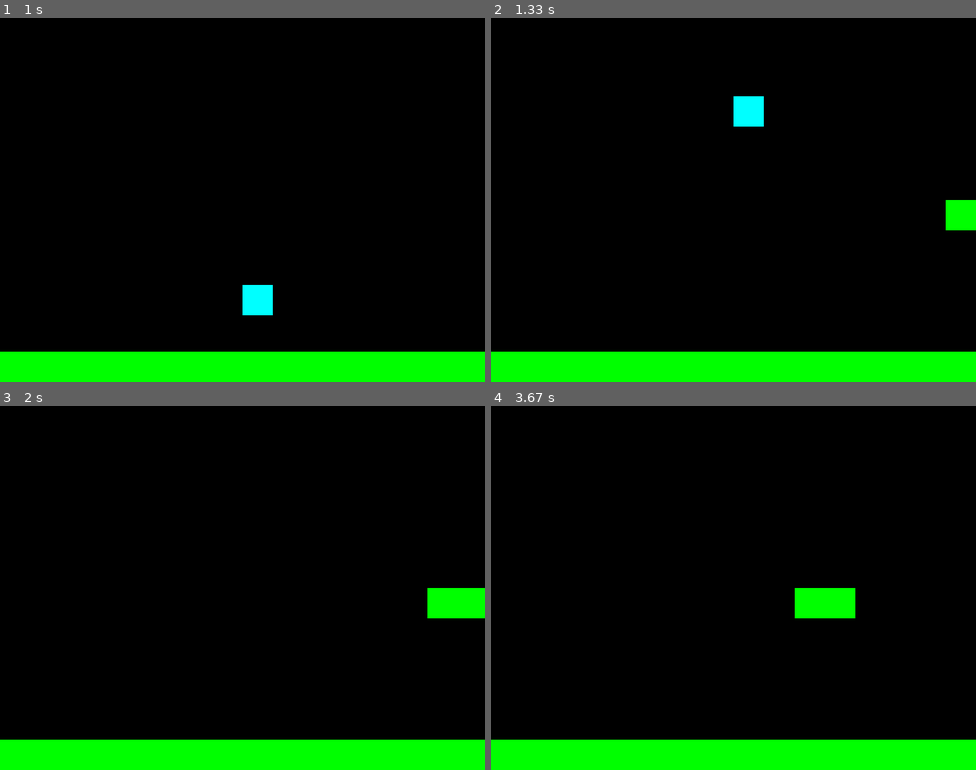
Above: before the commit, frames 1-4 (two rows, left to right).
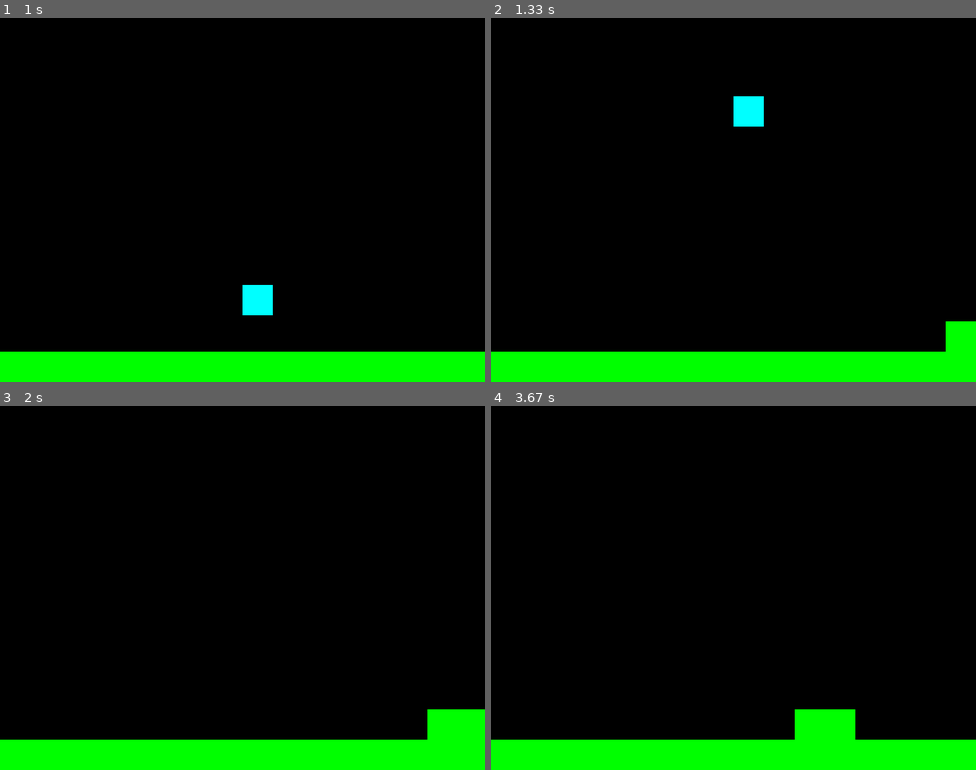
Above: after the commit, the same moments.

Repository: Rundumu/pygame-sonic-clone
Game: pygame game, started from main.py
Same seed, same stepped clock (60 frames per second), same inputs: the game is played once before the commit and once after it.
Inputs:
- Up to frame 1 (1 s): hold Right 0.33-0.8 s; hold Up from 0.83 s (still down)
- Up to frame 2 (1.33 s): release Up at 1.13 s; hold Right from 1.17 s (still down)
- Up to frame 3 (2 s): release Right at 1.63 s; hold Left from 1.67 s (still down)
- Up to frame 4 (3.67 s): release Left at 2.2 s; hold Left 2.23-2.63 s; hold Up 2.67-3.03 s; hold Right from 3.07 s (still down)

Frame 1 is identical in both runs. In frame 2, 1.0% of the frame differs, in the area x 93-100%, y 50-92%; in frame 3, 2.0%; in frame 4, 2.1%, in the area x 62-76%, y 50-92%.

Commit message:
improved tile collisions only right side has issues

Diff:
--- a/main.py
+++ b/main.py
@@ -26,7 +26,7 @@
 
 # platform sprites
 
-platforms = [Platform(WIDTH + 200, HEIGHT - 300, SMALL)]
+platforms = [Platform(WIDTH + 200, HEIGHT - 100, SMALL)]
 
 plats = pygame.sprite.Group()
 
@@ -46,60 +46,6 @@
 sprites.add(plats)
 sprites.add(ground)
 
-def plat_collision_y():
-    hits = pygame.sprite.spritecollide(s, plats, False)
-
-    if s.vel.y > 0:
-        if hits:
-            # s.vel.x = int(s.vel.x)
-
-            # s.vel.y = int(s.vel.y)
-
-            # print(s.vel)
-            for hit in hits:
-                if s.pos.y > hit.rect.top:
-                    s.pos.y = hit.rect.top
-                    s.rect.bottom = s.pos.y
-                    s.vel.y = 0
-
-def plat_collision_x():
-    cols = pygame.sprite.spritecollide(s, plats, False)
-
-    if s.vel.x > 0:
-        if cols:
-            # s.vel.x = int(s.vel.x)
-
-            # s.vel.y = int(s.vel.y)
-
-            # print(s.vel)
-            for hit in hits:
-                if s.pos.x > hit.rect.left:
-                    s.pos.x = hit.rect.left
-                    s.rect.right = s.pos.x
-                    s.vel.y = 0
-
-
-
-
-
-
-
-        # elif hits[0].rect.right > s.rect.left:
-        #     s.vel.x = 0
-        #     s.pos.x = hits[0].rect.right
-        #     s.rect.left = s.pos.x
-
-
-
-        # elif hits[0].rect.left < s.rect.right:
-        #     s.vel.x = 0
-        #     s.pos.x = hits[0].rect.left
-        #     s.rect.right = s.pos.x
-
-
-
-
-
 
 # TODO: figure out a way to blit the camera (done)
 
@@ -111,14 +57,7 @@
             running = False
 
     # update
-
-
-
     sprites.update()
-    # print(s.vel)
-
-    plat_collision_y()
-    plat_collision_x()
 
 
     if s.vel.y > 0:
@@ -131,42 +70,60 @@
                     s.pos.y = collision.rect.top
                     s.rect.bottom = s.pos.y
                     s.vel.y = 0
-                    # print(s.acc)
-                    # print(s.vel)
 
+    # if s.vel.x > 0:
+    #     hits = pygame.sprite.spritecollide(s, plats, False)
 
+    #     if hits:
+    #         for hit in hits:
+    #             if abs(s.rect.right - hit.rect.left) < 10:
+    #                 s.pos.x = (hit.rect.left - 1)
+    #                 s.rect.right = s.pos.x
+    #                 s.vel.x = 0
 
+    # if s.vel.x < 0:
+    #     hits = pygame.sprite.spritecollide(s, plats, False)
 
-                # if s.pos.y < hit.rect.bottom:
-                #     s.pos.y = hit.rect.bottom
-                #     s.rect.bottom = s.pos.y
-                #     # print(s.acc)
-                #     # print(s.vel)
+    #     if hits:
+    #         for hit in hits:
+    #             if abs(s.rect.left - hit.rect.right) < 10:
+    #                 s.pos.x = (hit.rect.right + 1)
+    #                 s.rect.left = s.pos.x
+    #                 s.vel.x = 0
 
+    # if s.vel.y > 0:
+    #     hits = pygame.sprite.spritecollide(s, plats, False)
 
+    #     if hits:
+    #         for hit in hits:
+    #             if abs(s.rect.bottom - hit.rect.top) < 10:
+    #                 print('collision')
+    #                 s.pos.y = (hit.rect.top + 1)
+    #                 s.rect.bottom = s.pos.y
+    #                 s.vel.y = 0
 
-                # if s.vel.x < 0:
-                #     s.rect.left = hits[0].rect.right
-                #     s.vel.x = 0
-                # if s.vel.y < 0:
-                #     s.rect.top = hits[0].rect.bottom
-                #     s.vel.y = 0
-                # if s.vel.y > 0:
-                #     s.rect.bottom = hits[0].rect.top
-                #     s.vel.y = 0
+    hits = pygame.sprite.spritecollide(s, plats, False)
 
-
-
-
-    # if s.pos.x > WIDTH:
-    #     for plat in plats.sprites():
-    #         plat.rect.x -= max(abs(s.vel.x), 2)
-    #         # set locations for each platform
-    #         # set the camera to follow sonic so that he doesn't disappear off the screen
-    #         print("poop")
-
-
-
+    if hits:
+        if abs(s.pos.x - hits[0].rect.left) < 10 and s.vel.x > 0:
+            s.pos.x = (hits[0].rect.left - 1)
+            s.pos.x = s.rect.left
+            s.vel.x = 0
+        if abs(s.rect.left - hits[0].rect.right) < 10 and s.vel.x < 0:
+            print('collision')
+            s.rect.left = (hits[0].rect.right + 1)
+            s.pos.x = s.rect.left
+            s.vel.x = 0
+    if hits:
+        if abs(s.pos.y - hits[0].rect.top) < 10 and s.vel.y > 0:
+            s.pos.y = hits[0].rect.top
+            print(hits[0].rect.top)
+            s.rect.bottom = s.pos.y
+            s.vel.y = 0
+        if abs(s.rect.top - hits[0].rect.bottom) < 10 and s.vel.y < 0:
+            s.rect.top = (hits[0].rect.bottom + 1)
+            s.pos.y = s.rect.bottom
+            s.vel.y = 0
 
     camera.update(s)
 
